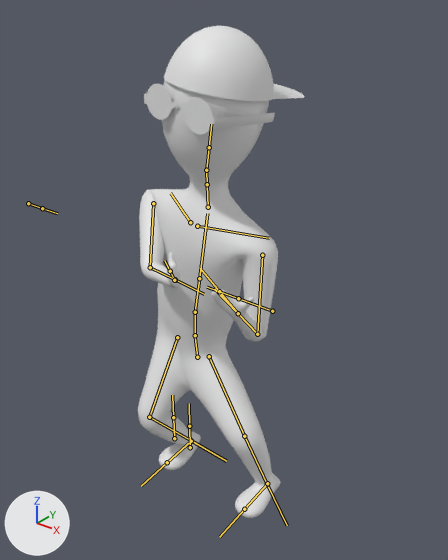
An edit to the FBX model Assets/1/Meshes/default_character1.fbx, drawn before and after from the same camera.
Rendered twice from a 50 mm camera at (1.43, -1.82, 2.11) aimed at (0.05, -0.09, 1.04). Arrows for +X, +Y and +Z are at lower left; the lights stay in place. Both versions are drawn at frame 51 of the action 'metarig|metarigAction.002'; the numbers are the values there. The bones that bend it are drawn over the model as lines.

In view in the first picture: 'Character', 'Glass', 'Kepka'.
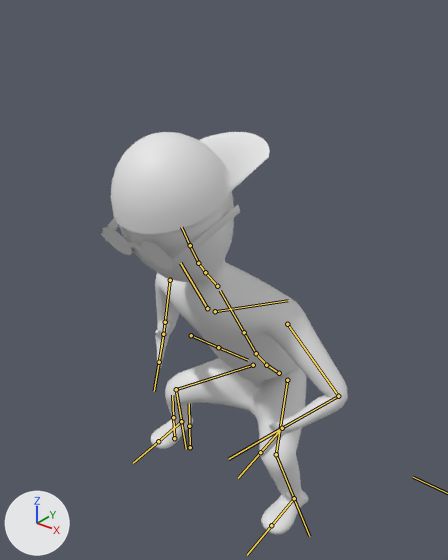
The change, as a list of edits to the scene's bpy script:
```text
Change bone_spine:
    where bone_spine = bpy.data.objects['metarig'].pose.bones['spine']
    bone_spine.location: (-0.22, -0.148, 0.041) -> (0.087, -0.292, -0.171)
    bone_spine.rotation_quaternion: (0.997, 0.0, -0.018, -0.07) -> (0.96, 0.28, 0.0, 0.0)  # degrees (0, -2, -8) -> degrees (33, 0, 0)
Change bone_spine_004:
    where bone_spine_004 = bpy.data.objects['metarig'].pose.bones['spine.004']  # child of 'spine.003'
    bone_spine_004.rotation_quaternion: (1.0, 0.0, 0.0, 0.0) -> (0.999, -0.054, -0.005, 0.005)  # degrees (0, 0, 0) -> degrees (-6, -1, 1)
Change bone_upper_arm_l:
    where bone_upper_arm_l = bpy.data.objects['metarig'].pose.bones['upper_arm.L']  # child of 'shoulder.L'
    bone_upper_arm_l.rotation_quaternion: (0.796, 0.049, -0.203, -0.568) -> (0.923, 0.28, 0.153, -0.217)  # degrees (19, -16, -74) -> degrees (29, 24, -20)
Change bone_forearm_l:
    where bone_forearm_l = bpy.data.objects['metarig'].pose.bones['forearm.L']  # child of 'upper_arm.L'
    bone_forearm_l.rotation_quaternion: (0.539, 0.819, 0.0, -0.196) -> (0.74, 0.654, 0.0, -0.157)  # degrees (111, 19, -13) -> degrees (81, 12, -14)
Change bone_upper_arm_r:
    where bone_upper_arm_r = bpy.data.objects['metarig'].pose.bones['upper_arm.R']  # child of 'shoulder.R'
    bone_upper_arm_r.rotation_quaternion: (0.463, 0.742, -0.053, 0.483) -> (0.856, 0.264, -0.097, 0.433)  # degrees (99, -50, 35) -> degrees (24, -23, 49)
Change bone_forearm_r:
    where bone_forearm_r = bpy.data.objects['metarig'].pose.bones['forearm.R']  # child of 'upper_arm.R'
    bone_forearm_r.rotation_quaternion: (0.923, 0.375, 0.0, 0.083) -> (0.462, 0.866, 0.0, 0.192)  # degrees (44, -4, 9) -> degrees (122, -19, 11)
Change bone_thigh_l:
    where bone_thigh_l = bpy.data.objects['metarig'].pose.bones['thigh.L']  # child of 'spine'
    bone_thigh_l.rotation_quaternion: (0.92, -0.124, 0.044, -0.369) -> (0.708, -0.611, 0.039, -0.352)  # degrees (-15, -1, -44) -> degrees (-74, -22, -36)
Change bone_shin_l:
    where bone_shin_l = bpy.data.objects['metarig'].pose.bones['shin.L']  # child of 'thigh.L'
    bone_shin_l.rotation_quaternion: (0.935, 0.26, 0.0, 0.243) -> (0.797, 0.441, 0.0, 0.413)  # degrees (29, -7, 27) -> degrees (49, -21, 45)
Change bone_thigh_r:
    where bone_thigh_r = bpy.data.objects['metarig'].pose.bones['thigh.R']  # child of 'spine'
    bone_thigh_r.rotation_quaternion: (0.905, -0.314, -0.256, -0.128) -> (0.775, -0.466, 0.019, 0.427)  # degrees (-37, -33, -5) -> degrees (-51, 25, 45)
Change bone_forearm_l_001:
    where bone_forearm_l_001 = bpy.data.objects['metarig'].pose.bones['forearm.L.001']
    bone_forearm_l_001.location: (0.325, -0.248, -0.583) -> (0.704, -0.257, -0.316)
    bone_forearm_l_001.rotation_quaternion: (-0.031, 0.512, 0.636, -0.576) -> (0.61, 0.333, 0.635, -0.336)  # degrees (66, 147, -55) -> degrees (35, 92, -22)
Change bone_hand_l:
    where bone_hand_l = bpy.data.objects['metarig'].pose.bones['hand.L']  # child of 'forearm.L.001'
    bone_hand_l.rotation_quaternion: (1.0, 0.0, 0.0, 0.0) -> (0.996, 0.004, 0.02, 0.091)  # degrees (0, 0, 0) -> degrees (1, 2, 11)
Change bone_forearm_r_001:
    where bone_forearm_r_001 = bpy.data.objects['metarig'].pose.bones['forearm.R.001']
    bone_forearm_r_001.location: (-0.275, -0.293, -0.771) -> (-0.583, -0.22, -0.586)
    bone_forearm_r_001.rotation_quaternion: (0.175, 0.611, -0.527, 0.564) -> (0.605, 0.486, -0.594, 0.212)  # degrees (51, -119, 67) -> degrees (118, -68, -57)
Change bone_shin_r_001:
    where bone_shin_r_001 = bpy.data.objects['metarig'].pose.bones['shin.R.001']
    bone_shin_r_001.location: (0.0, 0.0, 0.0) -> (-0.136, 0.083, -0.022)
Change bone_shin_l_001:
    where bone_shin_l_001 = bpy.data.objects['metarig'].pose.bones['shin.L.001']
    bone_shin_l_001.location: (0.0, 0.0, 0.0) -> (0.143, 0.0, -0.023)
```

What differs and where, as boxes (x1, y1, x2, y2) in the pictures (448 x 560 px):
'Character', posed (61% wider, 21% shorter): before (138, 80, 280, 518); after (119, 191, 348, 535)
'Kepka', posed (13% wider, 36% taller): before (164, 26, 304, 101); after (111, 132, 270, 234)
'Glass', posed: before (144, 84, 275, 134); after (101, 205, 240, 270)
bone 'spine', root to tip: before (197, 357) to (195, 337); after (279, 373) to (267, 365)
bone 'spine.004', root to tip: before (208, 207) to (207, 184); after (217, 286) to (205, 272)
bone 'upper_arm.L', root to tip: before (262, 255) to (257, 334); after (287, 324) to (338, 396)
bone 'forearm.L', root to tip: before (257, 334) to (238, 313); after (338, 396) to (282, 428)
bone 'upper_arm.R', root to tip: before (153, 203) to (150, 267); after (170, 280) to (165, 322)
bone 'forearm.R', root to tip: before (150, 267) to (175, 279); after (165, 322) to (163, 334)
bone 'thigh.L', root to tip: before (209, 356) to (244, 436); after (287, 380) to (276, 454)
bone 'shin.L', root to tip: before (244, 436) to (267, 484); after (276, 454) to (294, 498)
bone 'thigh.R', root to tip: before (177, 337) to (149, 417); after (253, 365) to (176, 389)
bone 'forearm.L.001', root to tip: before (238, 313) to (235, 314); after (282, 428) to (282, 429)
bone 'hand.L', root to tip: before (238, 313) to (219, 291); after (282, 428) to (260, 452)
bone 'forearm.R.001', root to tip: before (175, 280) to (175, 282); after (163, 334) to (163, 335)
bone 'shin.R.001', root to tip: before (191, 441) to (192, 440); after (181, 421) to (183, 420)
bone 'shin.L.001', root to tip: before (267, 483) to (269, 482); after (294, 498) to (295, 497)
